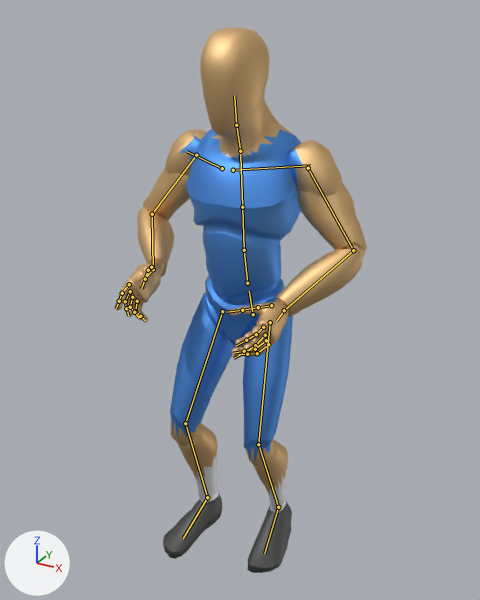
The glTF model player.glb as it was, and as the next commit left it.
Rendered twice from a 50 mm lens placed at (0.948, -1.768, 1.806), pointed at (0.02, -0.081, 0.962). Lighting does not change. The marker at lower left points along +X, +Y and +Z. The older version comes first. Both versions are drawn at frame 20 of the action 'layup'; the numbers are the values there. The bones that change, and the others that lie on the model, are drawn over the model as lines.

The first picture shows 'Mannequin'.
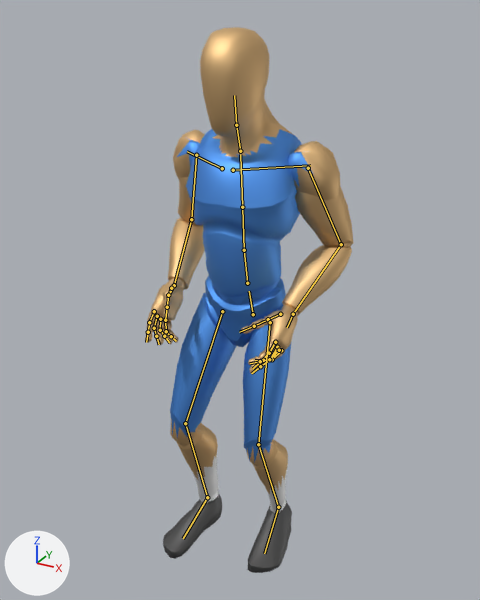
Changed parts and their boxes (x1, y1, x2, y2) in the pictures (480 x 600 px):
'Mannequin', posed (17% narrower): before (115, 27, 367, 573); after (145, 27, 354, 573)
bone 'DEF-upper_arm.L', root to tip: before (308, 168) to (353, 250); after (308, 168) to (341, 244)
bone 'DEF-forearm.L', root to tip: before (353, 250) to (284, 310); after (341, 244) to (293, 314)
bone 'DEF-hand.L', root to tip: before (284, 310) to (276, 321); after (293, 314) to (287, 327)
bone 'DEF-upper_arm.R', root to tip: before (196, 155) to (152, 214); after (196, 155) to (191, 219)
bone 'DEF-forearm.R', root to tip: before (152, 214) to (153, 269); after (191, 219) to (174, 285)
bone 'DEF-hand.R', root to tip: before (153, 269) to (144, 279); after (174, 285) to (167, 298)

Diff of the bpy script that builds the scene:
```diff
--- a/player.glb.py
+++ b/player.glb.py
@@ bone_def_upper_arm_l @@
 bone_def_upper_arm_l = bpy.data.objects['Rig'].pose.bones['DEF-upper_arm.L']  # child of 'DEF-shoulder.L'
-bone_def_upper_arm_l.rotation_quaternion = (0.838, 0.23, 0.297, -0.395)  # degrees (12, 43, -46)
+bone_def_upper_arm_l.rotation_quaternion = (0.773, 0.042, 0.236, -0.587)  # degrees (-13, 25, -77)
@@ bone_def_forearm_l @@
 bone_def_forearm_l = bpy.data.objects['Rig'].pose.bones['DEF-forearm.L']  # child of 'DEF-upper_arm.L'
-bone_def_forearm_l.rotation_quaternion = (0.783, 0.622, 0.0, 0.0)  # degrees (77, 0, 0)
+bone_def_forearm_l.rotation_quaternion = (0.803, 0.595, 0.0, 0.0)  # degrees (73, 0, 0)
@@ bone_def_hand_l @@
 bone_def_hand_l = bpy.data.objects['Rig'].pose.bones['DEF-hand.L']  # child of 'DEF-forearm.L'
-bone_def_hand_l.rotation_quaternion = (0.873, 0.077, -0.374, 0.303)  # degrees (-7, -44, 41)
+bone_def_hand_l.rotation_quaternion = (0.967, 0.035, -0.221, 0.124)  # degrees (1, -26, 14)
@@ bone_def_upper_arm_r @@
 bone_def_upper_arm_r = bpy.data.objects['Rig'].pose.bones['DEF-upper_arm.R']  # child of 'DEF-shoulder.R'
-bone_def_upper_arm_r.rotation_quaternion = (0.864, 0.204, -0.26, 0.38)  # degrees (11, -37, 44)
+bone_def_upper_arm_r.rotation_quaternion = (0.776, 0.035, -0.225, 0.588)  # degrees (-13, -23, 77)
@@ bone_def_forearm_r @@
 bone_def_forearm_r = bpy.data.objects['Rig'].pose.bones['DEF-forearm.R']  # child of 'DEF-upper_arm.R'
-bone_def_forearm_r.rotation_quaternion = (0.725, 0.689, 0.0, 0.0)  # degrees (87, 0, 0)
+bone_def_forearm_r.rotation_quaternion = (0.788, 0.615, 0.0, 0.0)  # degrees (76, 0, 0)
@@ bone_def_hand_r @@
 bone_def_hand_r = bpy.data.objects['Rig'].pose.bones['DEF-hand.R']  # child of 'DEF-forearm.R'
-bone_def_hand_r.rotation_quaternion = (0.878, -0.021, 0.386, -0.282)  # degrees (-20, 42, -43)
+bone_def_hand_r.rotation_quaternion = (0.967, -0.003, 0.227, -0.115)  # degrees (-4, 26, -14)
```
